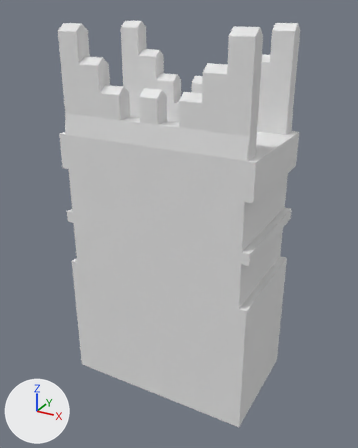
The COLLADA model art/meshes/structural/byza_wall_short.dae as it was, and as the next commit left it.
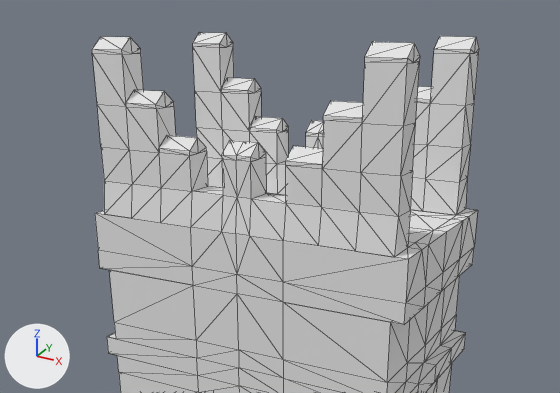
Old and new are each drawn whole from a 50 mm camera at (15.5, -28.3, 21.3) aimed at (0.0, -0.2, 7.2) and again close up on the part from 0% to 98% of the width and 0% to 55% of the height. The lights are fixed; the arrows at lower left show +X, +Y and +Z. The close-ups show mesh edges as thin lines.

Script lines for the objects in view, before the commit:
```python
me_cube_617 = bpy.data.meshes.new('Cube.617')
me_cube_617.from_pydata(...)  # 599 vertices, 1104 faces; spans x -6.8..6.8, y -4.0..4.0, z -5.0..20.3
me_cube_617.materials.append(mat_byzantines_structures)  # white #e7e7e7
ob_byza_wall_short = bpy.data.objects.new('Byza_wall_Short', me_cube_617)
ob_byza_wall_short.location = (0.0, 0.0, 0.0)
```
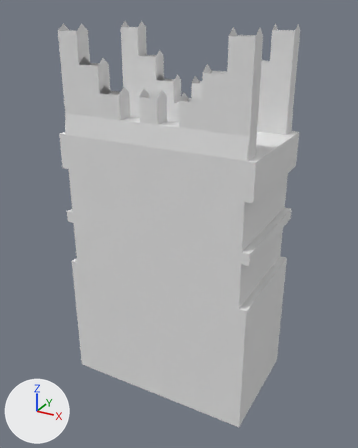
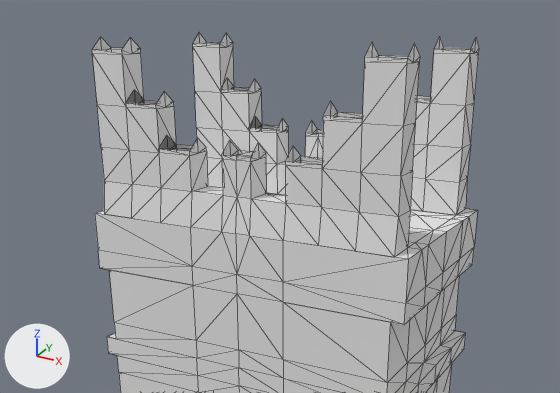
Edits to the bpy script that builds the scene:
```text
Change me_cube_617:
    used by ob_byza_wall_short; location = (0.0, 0.0, 0.0)
    remove me_cube_617.from_pydata(...)  # 599 vertices, 1104 faces; spans x -6.8..6.8, y -4.0..4.0, z -5.0..20.3
    add me_cube_617.from_pydata(...)  # 597 vertices, 1040 faces; spans x -6.8..6.8, y -4.0..4.0, z -5.0..20.3
    me_cube_617 part 1
    1 vertex is removed from x 0.0, y -3.3, z 16.9
    32 faces are deleted
    me_cube_617 part 2
    1 vertex is removed from x 0.0, y 3.3, z 16.9
    32 faces are deleted
```

Location of each change, [x1, y1, x2, y2] in pixels of the close-ups (560 x 393 px):
part 1 of me_cube_617, deleted: before [92, 37, 414, 164]
part 2 of me_cube_617, deleted: before [193, 33, 476, 133]
